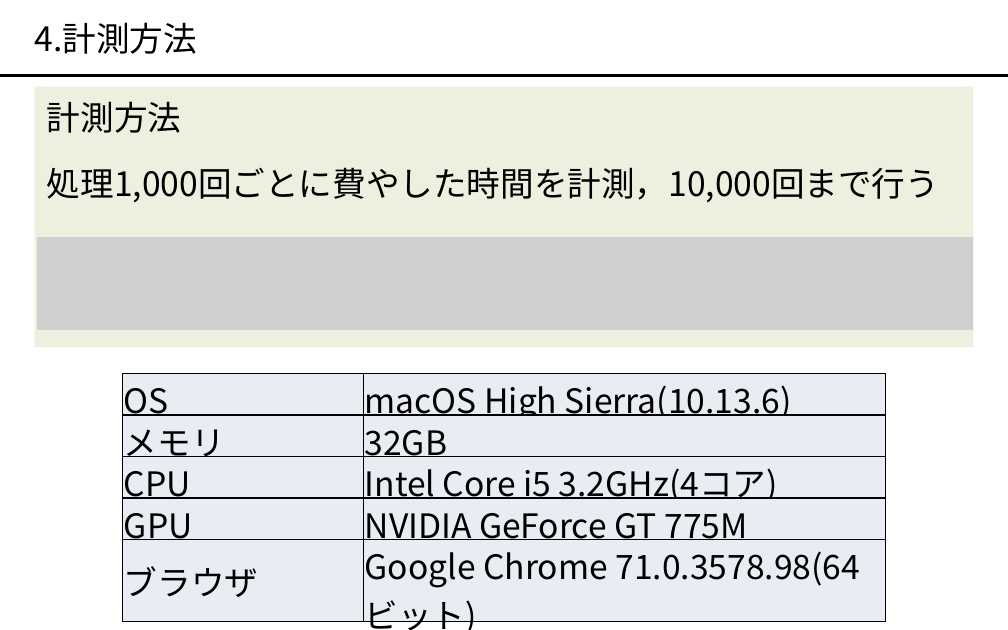
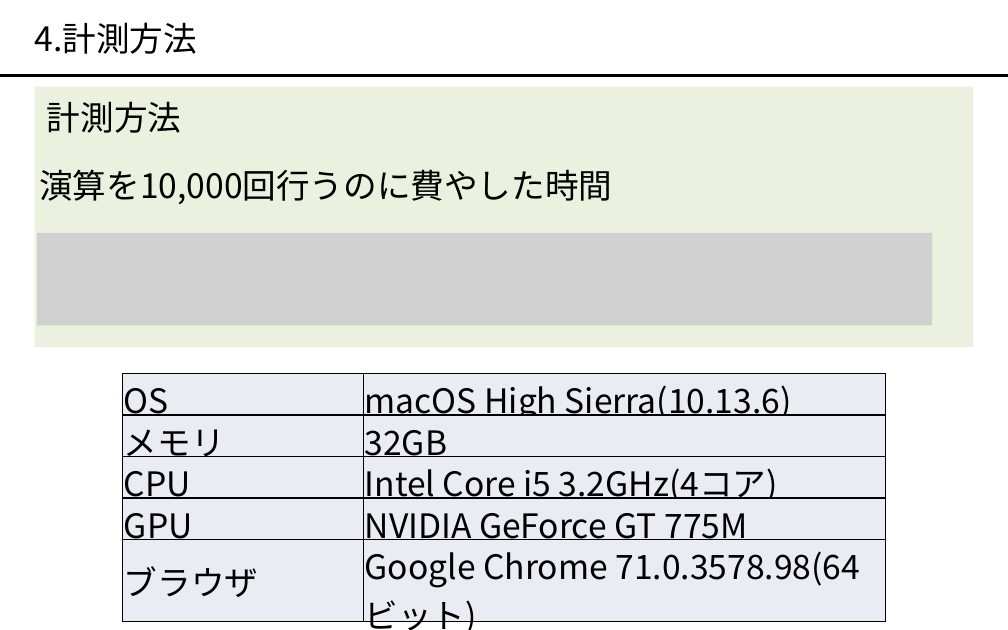
Before and after one commit to okmtaoo/-, a slide deck: slide 5 of presentation/出す.pptx. Drawn at 1008x630 pixels with LibreOffice and Linux fonts; fonts in the diff are those of the drawing; grey boxes stand for pictures. Boxes give left, top, right and bottom in pixels: in the first picture for what was removed or moved away, otherwise in the second. Text is boxed around its words. In the diff, an @@ line names an element or a change of style, - is before the commit and + after.

```diff
--- a/presentation/出す.pptx
+++ b/presentation/出す.pptx
@@ text at <box>39,169,612,204</box>: text changed @@
-処理1,000回ごとに費やした時間を計測，10,000回まで行う
+演算を10,000回行うのに費やした時間
@@ picture: place and size @@
-picture at <box>37,237,974,330</box>
+picture at <box>37,233,932,326</box>
```
Also in this commit, not shown: 5 other slides changed, 1 slide added, 1 slide removed, 2 other files.
